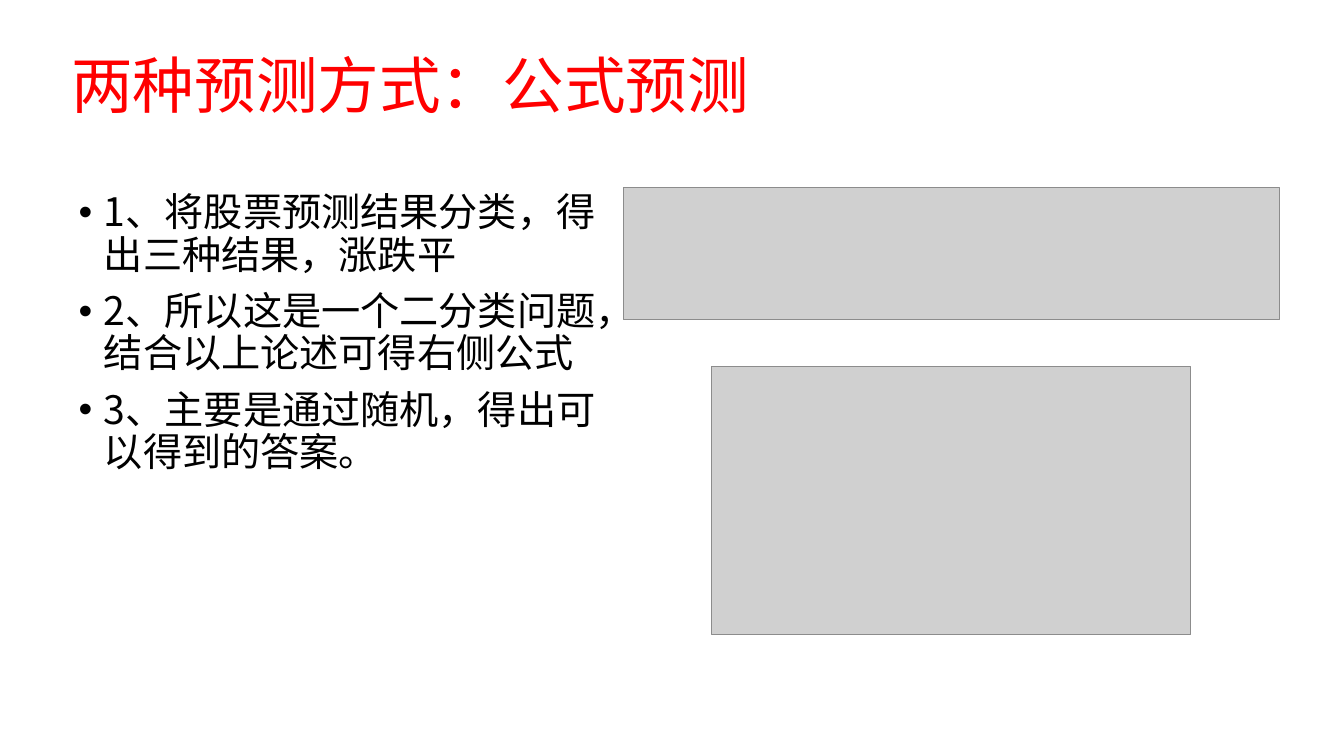
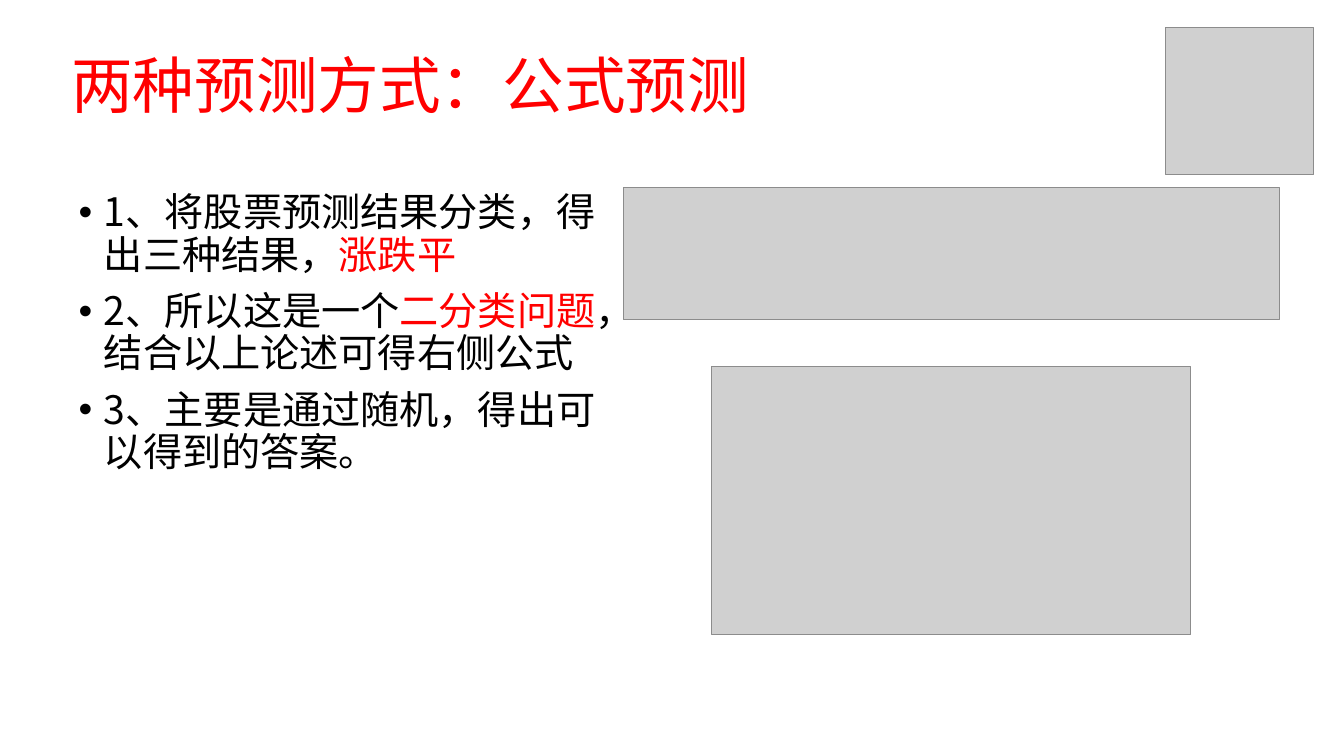
Before and after one commit to xuzj157/StockSyn, a slide deck: slide 10 of doc/股票分析预测系统.pptx (slide 9 before the commit). Drawn at 1344x756 pixels with LibreOffice and Linux fonts; fonts in the diff are those of the drawing; grey boxes stand for pictures. Boxes give left, top, right and bottom in pixels: in the first picture for what was removed or moved away, otherwise in the second. Text is boxed around its words. In the diff, an @@ line names an element or a change of style, - is before the commit and + after.

```diff
--- a/doc/股票分析预测系统.pptx
+++ b/doc/股票分析预测系统.pptx
@@ picture added at bbox=[1166, 27, 1315, 174] @@
@@ text at bbox=[104, 193, 635, 371]: text colour #000000 to #FF0000 in "1、将股票预测结果分类，得出三种结果，涨跌平", "2、所以这是一个二分类问题，结合以上论述可得右侧公式" @@
```
Also in this commit, not shown: 8 other slides changed, 9 slides added, 1 other file.
